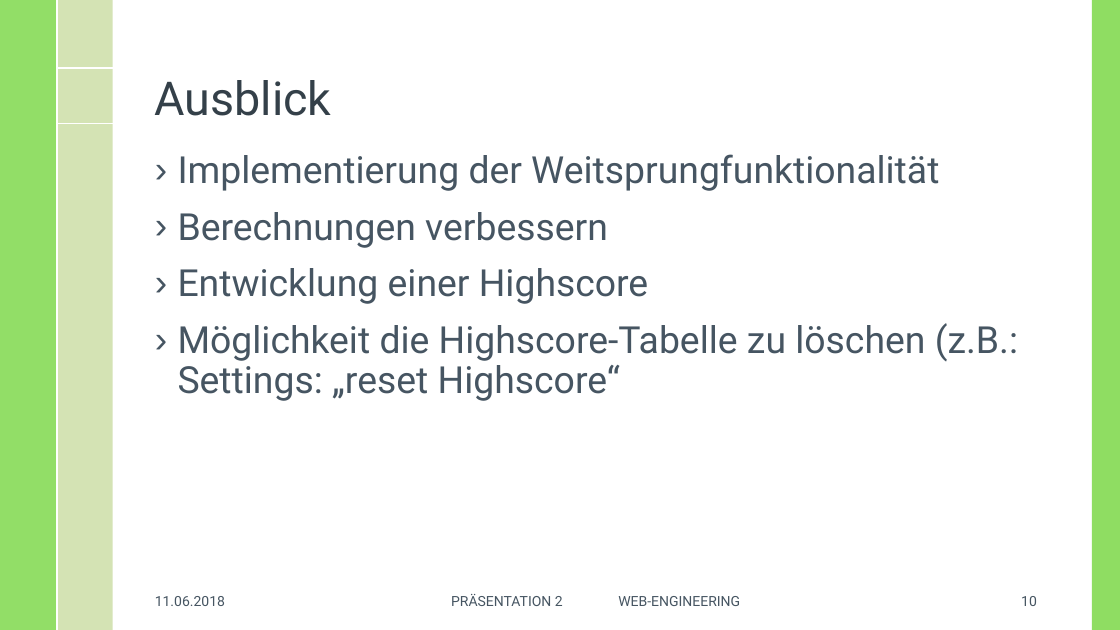
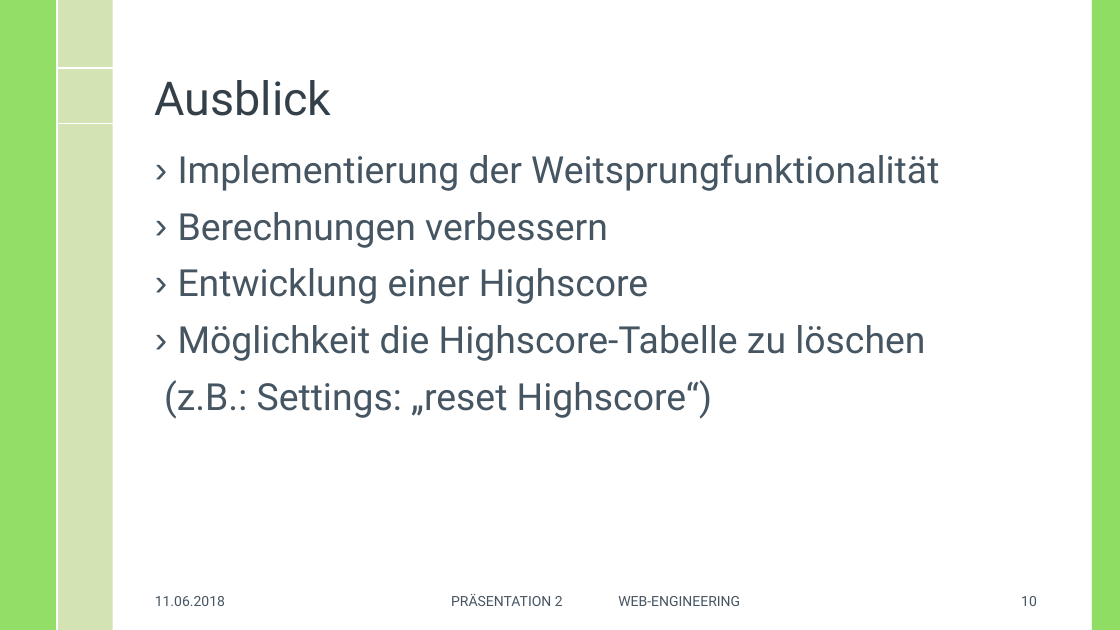
Before and after one commit to MasterInformatikHsBochum/data-app, a slide deck: slide 10 of Praesentation/WE-Präsentation2-15_06_18.pptx. Drawn at 1120x630 pixels with LibreOffice and Linux fonts; fonts in the diff are those of the drawing; background and template pictures are left out. Boxes give left, top, right and bottom in pixels: in the first picture for what was removed or moved away, otherwise in the second. Text is boxed around its words. In the diff, an @@ line names an element or a change of style, - is before the commit and + after.

```diff
--- a/Praesentation/WE-Präsentation2-15_06_18.pptx
+++ b/Praesentation/WE-Präsentation2-15_06_18.pptx
@@ text at (x1=164, y1=325, x2=925, y2=419): text changed @@
-› Möglichkeit die Highscore-Tabelle zu löschen (z.B.: Settings: „reset Highscore“
+› Möglichkeit die Highscore-Tabelle zu löschen
+(z.B.: Settings: „reset Highscore“)
```
Also in this commit, not shown: 1 other slide changed, 2 other files.
